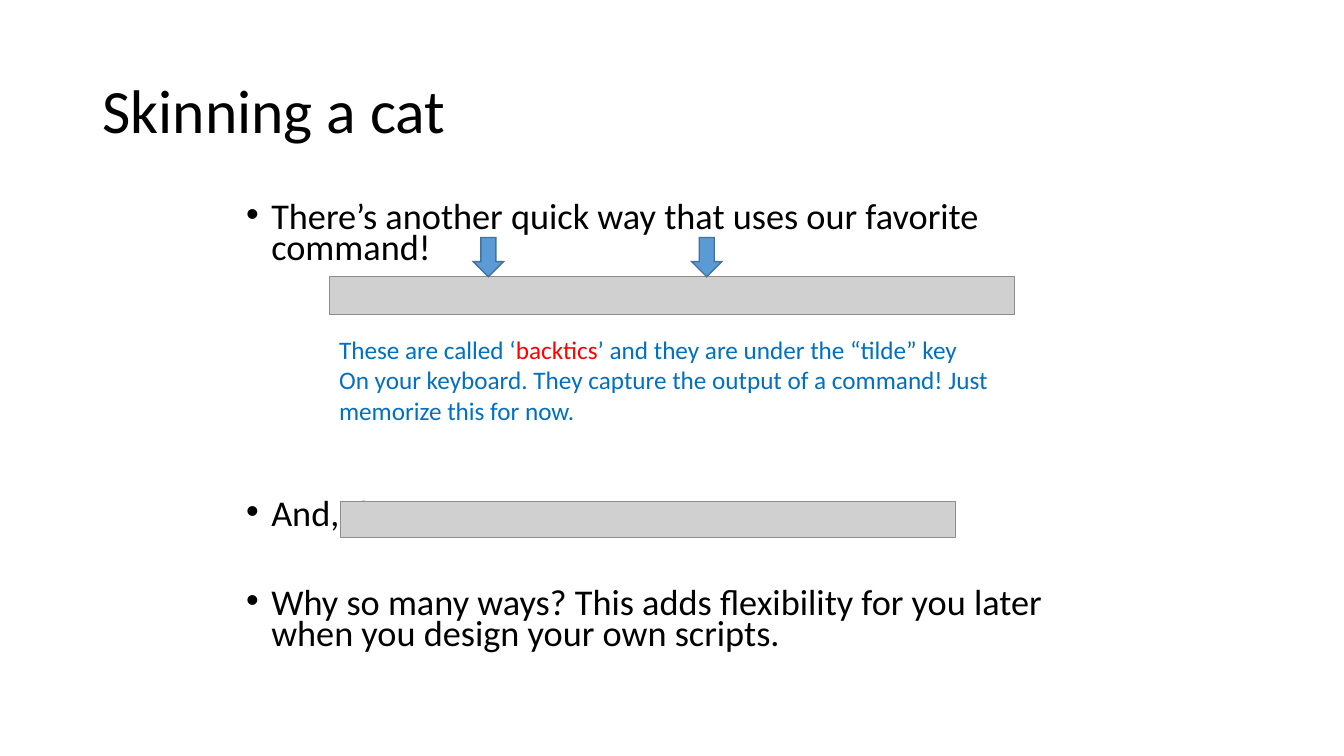
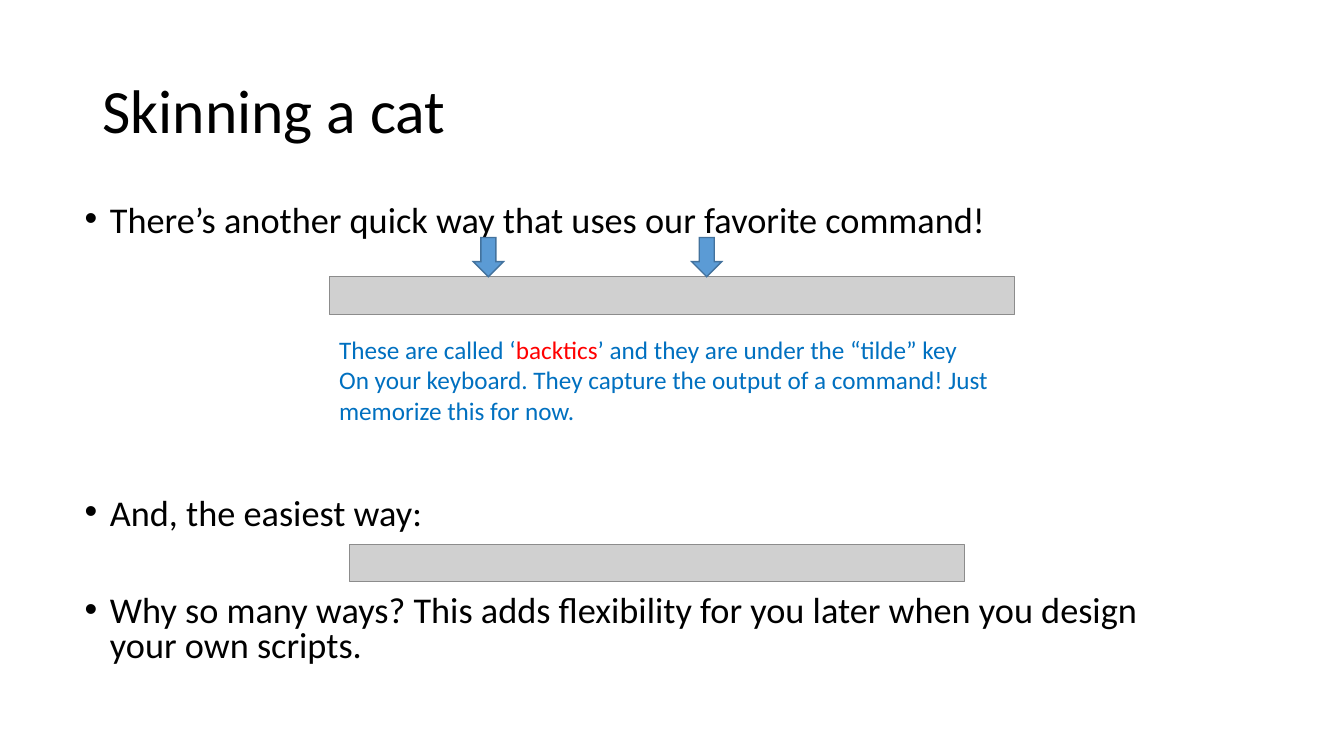
Before and after one commit to haibol2016/BioinformaticsTrainingWorkshop, a slide deck: slide 18 of 1.Unix/presentations/advanced_command_line_tutorial.pptx. Drawn at 1344x756 pixels with LibreOffice and Linux fonts; fonts in the diff are those of the drawing; grey boxes stand for pictures. Boxes give left, top, right and bottom in pixels: in the first picture for what was removed or moved away, otherwise in the second. Text is boxed around its words. In the diff, an @@ line names an element or a change of style, - is before the commit and + after.

```diff
--- a/1.Unix/presentations/advanced_command_line_tutorial.pptx
+++ b/1.Unix/presentations/advanced_command_line_tutorial.pptx
@@ text "There’s another quick way that ...": place and size @@
-text "There’s another quick way that ..." at [271, 203, 1042, 653]
+text "There’s another quick way that ..." at [110, 207, 1137, 664]
@@ text "There’s another quick way that ..." at [110, 207, 1137, 664]: line spacing 0.7 to 0.8 @@
@@ picture: place and size @@
-picture at [340, 501, 955, 537]
+picture at [350, 545, 965, 582]
```
Also in this commit, not shown: 25 other slides changed, 6 slides added, 2 slides removed, 3 other files.
